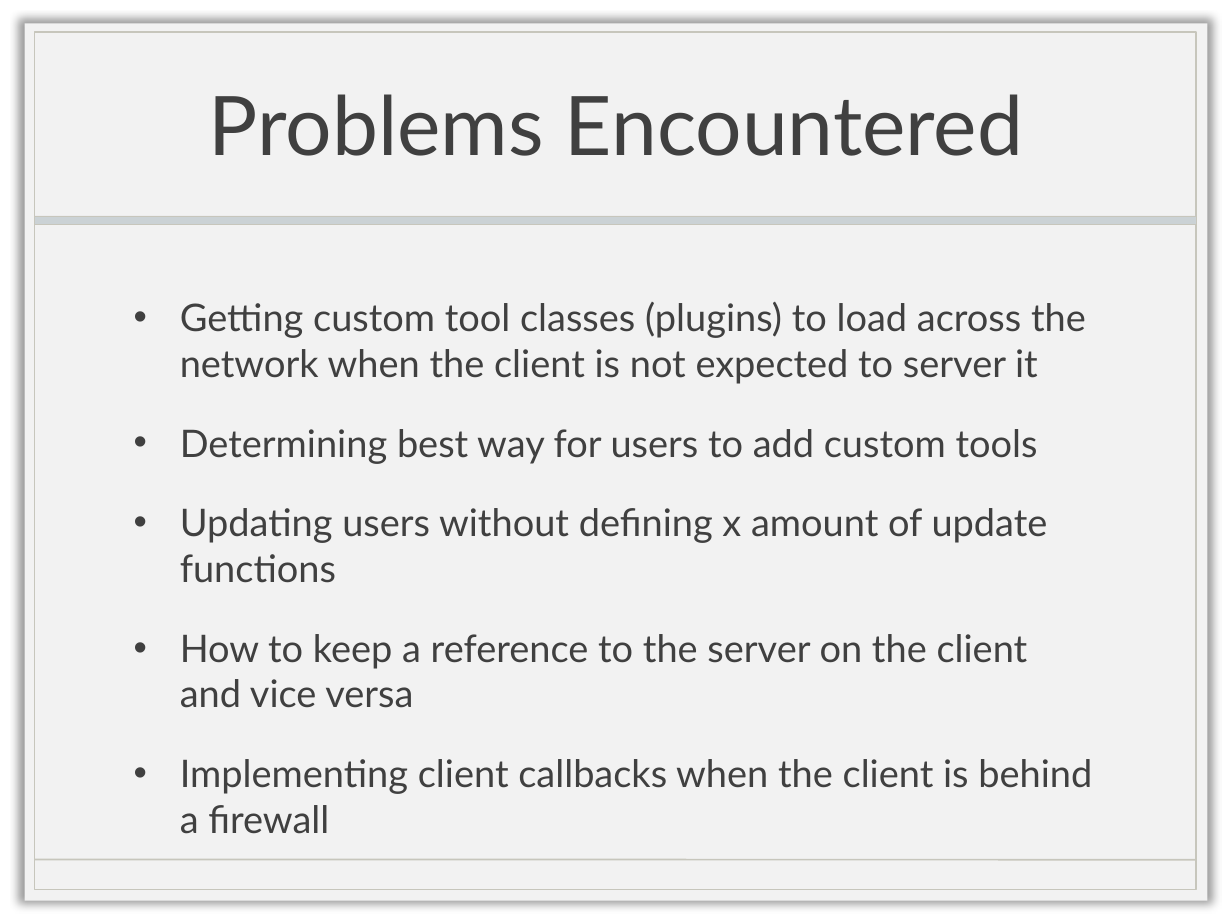
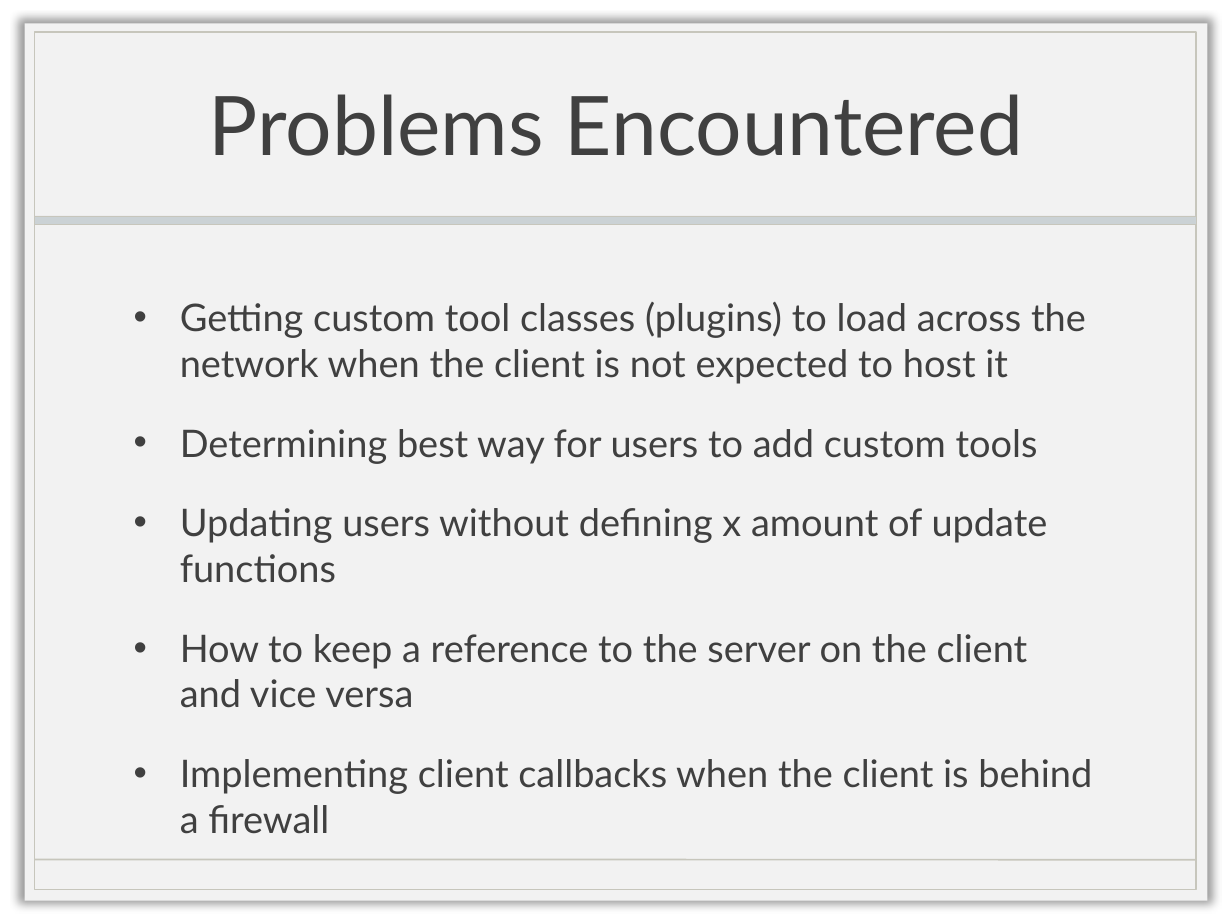
Before and after one commit to multidraw/MultiDraw, a slide deck: slide 4 of docs/FinalPresentation.pptx. Drawn at 1232x924 pixels with LibreOffice and Linux fonts; fonts in the diff are those of the drawing; background and template pictures are left out. Boxes give left, top, right and bottom in pixels: in the first picture for what was removed or moved away, otherwise in the second. Text is boxed around its words. In the diff, an @@ line names an element or a change of style, - is before the commit and + after.

```diff
--- a/docs/FinalPresentation.pptx
+++ b/docs/FinalPresentation.pptx
@@ text at [180, 302, 1086, 384]: text changed @@
-• Getting custom tool classes (plugins) to load across the network when the client is not expected to server it
+• Getting custom tool classes (plugins) to load across the network when the client is not expected to host it
```
Also in this commit, not shown: 2 other files.
